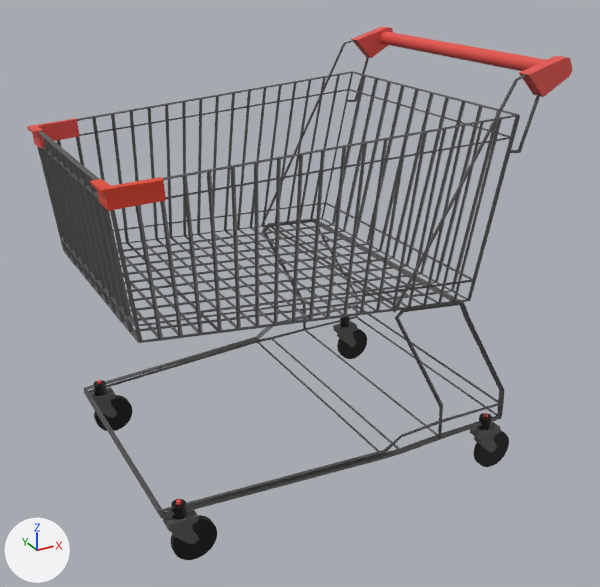
Before and after pictures for a commit that changed the FBX model OrdinaMarketing/Assets/Models/ShoppingCart.fbx.
Before and after are seen from a 50 mm lens placed at (-0.679, -1.369, 0.931), pointed at (0.063, -0.019, 0.257). The axes (+X, +Y, +Z) are drawn at lower left. The lights are the same throughout. Where no turn or scale is listed for an object, it has been applied to the vertices.

In view in the first picture: 'Cart Bottom', 'Cart Top', 'Cube', 'Cube.001', 'Cube.002', 'Cube.003', 'Cylinder', 'Red bumper 1', 'Red bumper 2', 'Wheel', 'Wheel.002', 'WheelAttachment', 'WheelAttachment.001', 'WheelAttachment.002', 'WheelAttachment.003'.
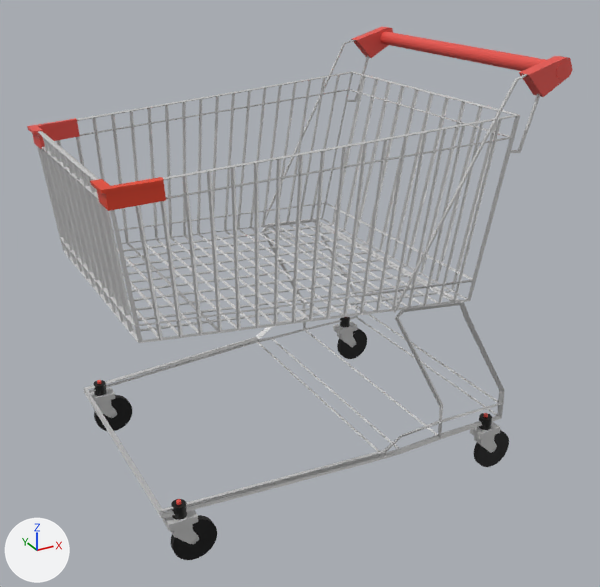
Boxes [x1, y1, x2, y2] around the edits, measured in the pictures (600 x 587 px):
'Cart Top', recoloured: [37, 71, 520, 343] in both
'Cart Bottom', recoloured: [84, 218, 505, 518] in both
'Cube', recoloured: [393, 74, 540, 313] in both
'WheelAttachment.002', recoloured: [163, 510, 199, 544] in both
'Cube.003', recoloured: [261, 40, 369, 226] in both
'WheelAttachment', recoloured: [470, 422, 500, 453] in both
'WheelAttachment.003', recoloured: [90, 387, 117, 418] in both
'WheelAttachment.001', recoloured: [333, 321, 357, 347] in both

The change, as a diff of the scene's bpy script:
```diff
--- a/OrdinaMarketing/Assets/Models/ShoppingCart.fbx.py
+++ b/OrdinaMarketing/Assets/Models/ShoppingCart.fbx.py
@@ mat_metal @@
 mat_metal = principled_material('Metal')
-mat_metal.base_color = (0.123, 0.123, 0.123)  # dark grey #626262
+mat_metal.base_color = (0.663, 0.663, 0.663)  # light grey #d5d5d5
 mat_metal.metallic = 0.349
```
